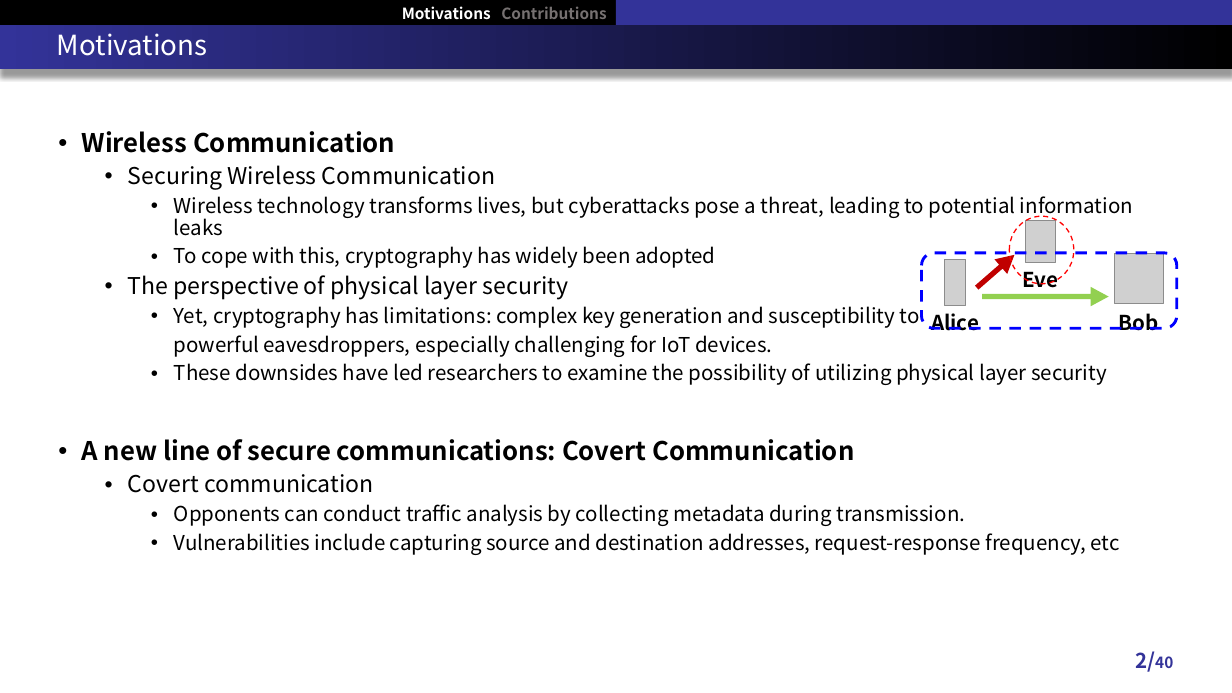
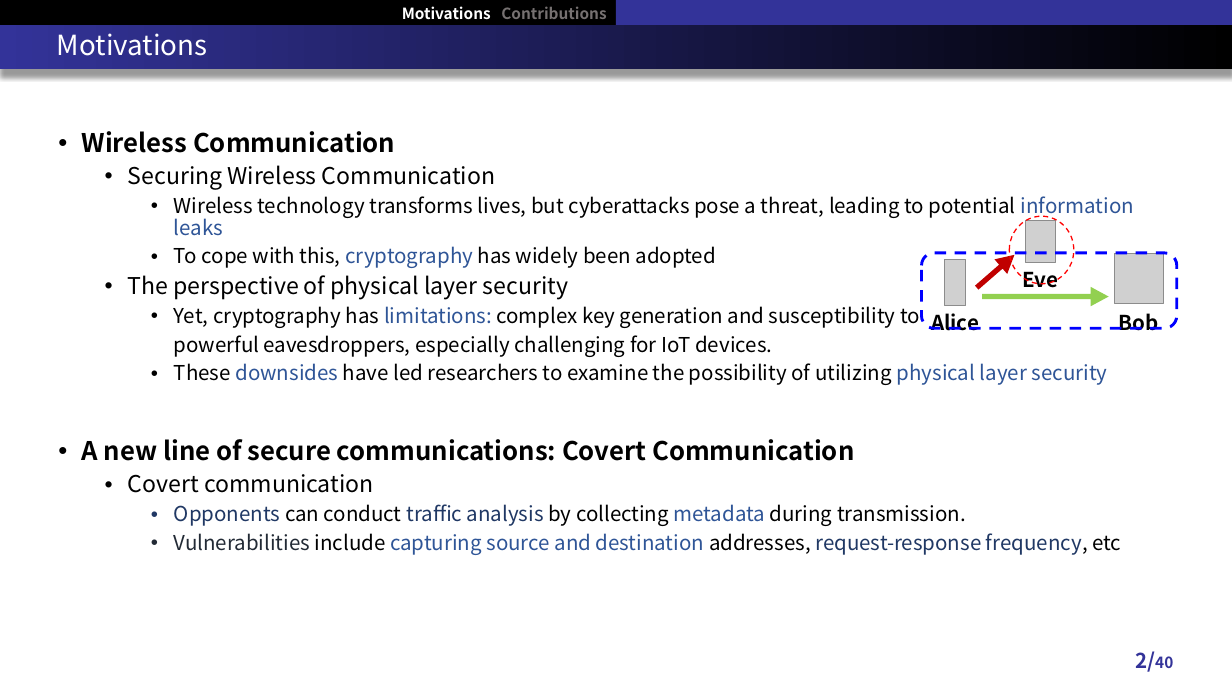
Before and after one commit to RefatHanbat/Presentation-of-SDM, a slide deck: slide 2 of New Problem/Thesis Defense slide.pptx. Drawn at 1232x693 pixels with LibreOffice and Linux fonts; fonts in the diff are those of the drawing; grey boxes stand for pictures. Boxes give left, top, right and bottom in pixels: in the first picture for what was removed or moved away, otherwise in the second. Text is boxed around its words. In the diff, an @@ line names an element or a change of style, - is before the commit and + after.

```diff
--- a/New Problem/Thesis Defense slide.pptx
+++ b/New Problem/Thesis Defense slide.pptx
@@ text at (174, 196, 1134, 555): text colour #000000 to #2F5597 in "information leaks", "cryptography", "limitations:", "downsides physical layer security" and 2 more places; text colour #000000 to #203864 in "Opponents traffic analysis", "request-response frequency,"; text colour #000000 to #222A35 in "Vulnerabilities" @@
```
Also in this commit, not shown: 7 other slides changed, 5 other files.
